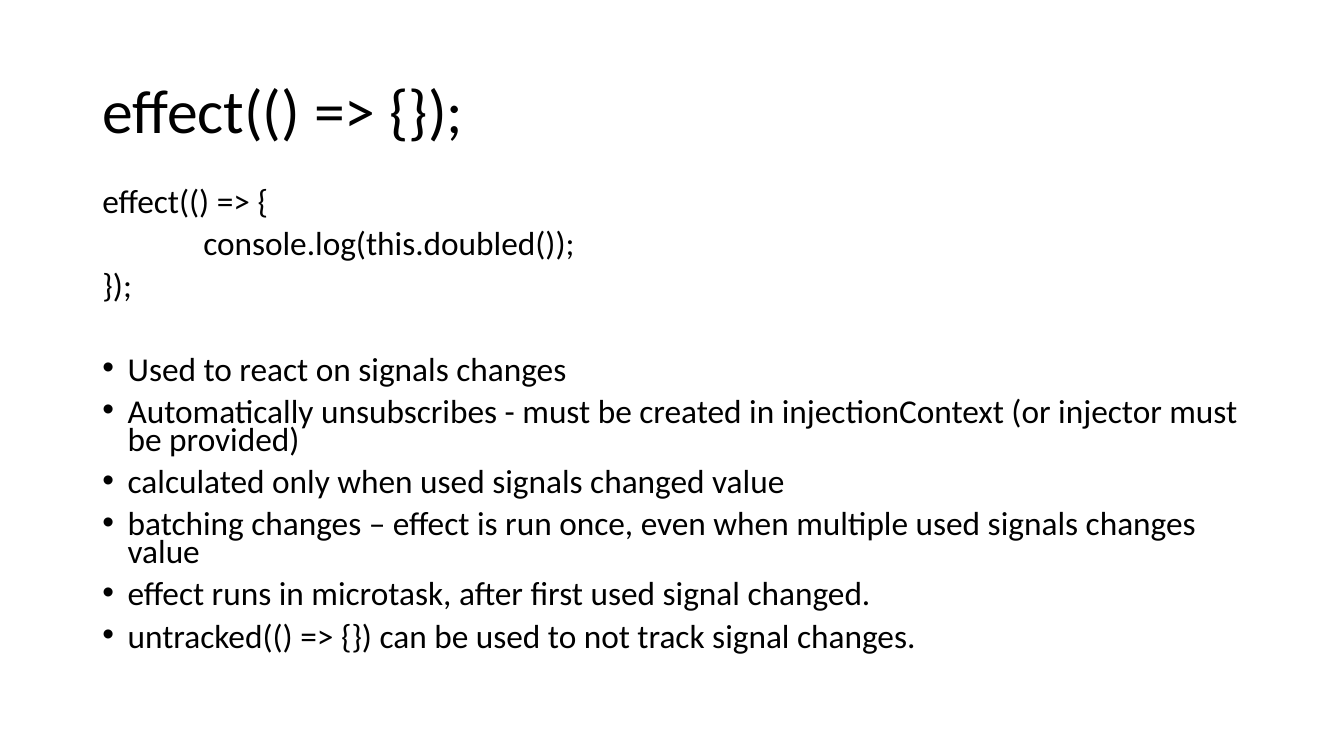
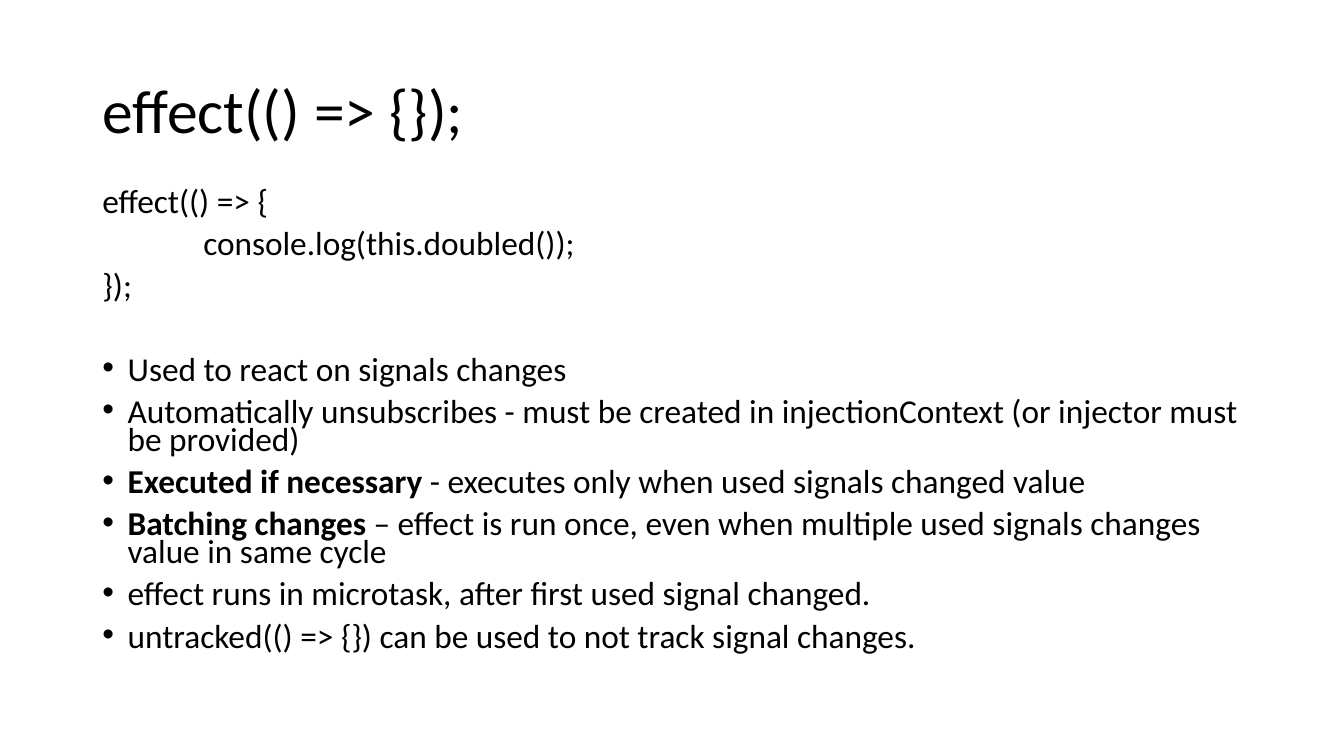
Before and after one commit to Trolejbus/AngularSignalsKnowledgeShare, a slide deck: slide 8 of Signals in Angular.pptx (slide 5 before the commit). Drawn at 1344x756 pixels with LibreOffice and Linux fonts; fonts in the diff are those of the drawing. Boxes give left, top, right and bottom in pixels: in the first picture for what was removed or moved away, otherwise in the second. Text is boxed around its words. In the diff, an @@ line names an element or a change of style, - is before the commit and + after.

```diff
--- a/Signals in Angular.pptx
+++ b/Signals in Angular.pptx
@@ text at (x1=128, y1=469, x2=1200, y2=569): text changed @@
-• calculated only when used signals changed value
-• batching changes – effect is run once, even when multiple used signals changes value
+• Executed if necessary - executes only when used signals changed value
+• Batching changes – effect is run once, even when multiple used signals changes value in same cycle
```
Also in this commit, not shown: 9 other slides changed, 2 slides removed, 2 other files.
